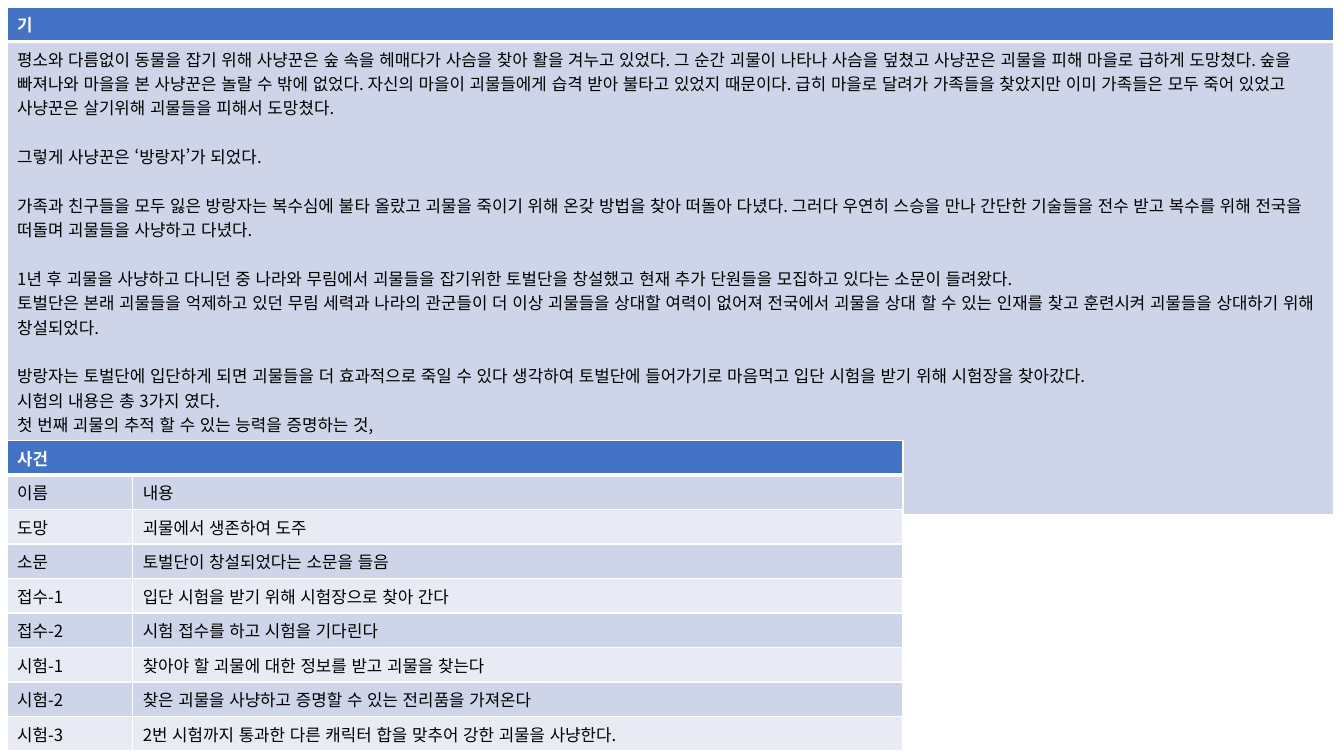
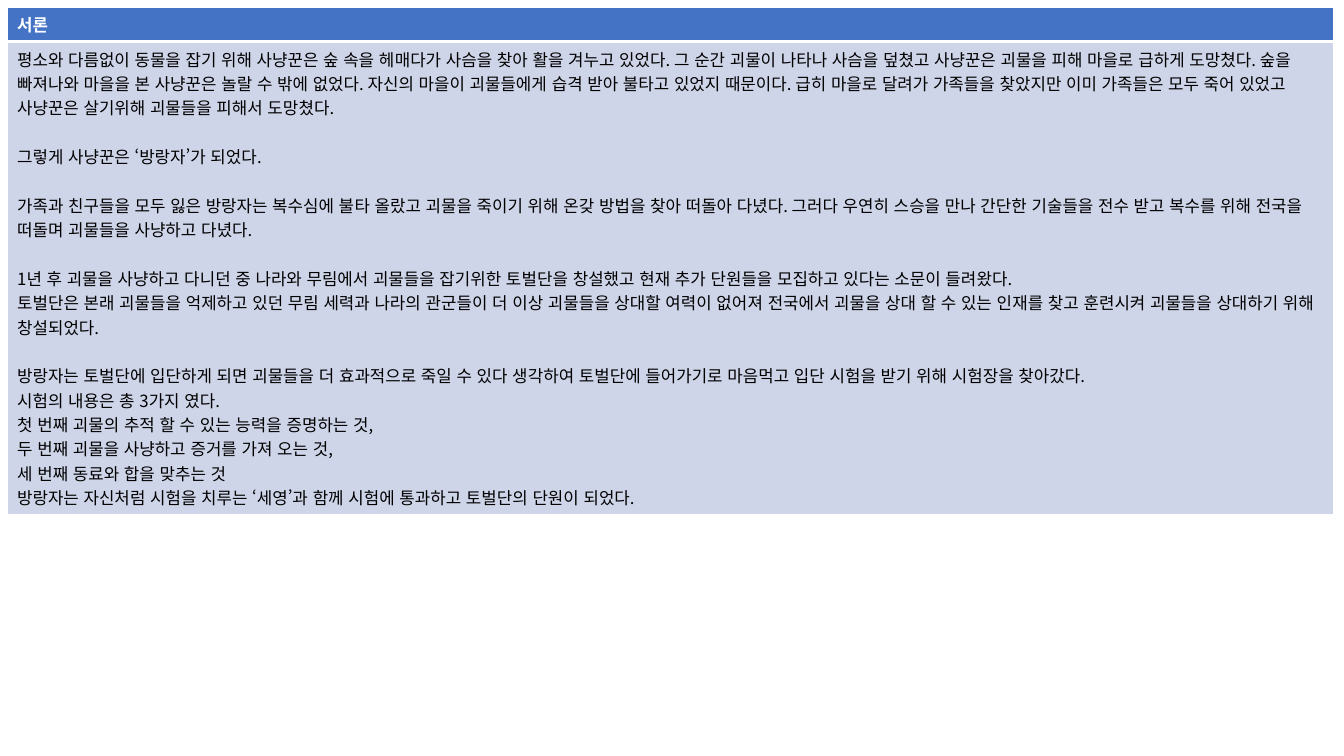
Before and after one commit to yjk0401/unityenginebasic_9th, a slide deck: slide 5 of 기획/메인 스토리 기획서.pptx (slide 4 before the commit). Drawn at 1344x756 pixels with LibreOffice and Linux fonts; fonts in the diff are those of the drawing. Boxes give left, top, right and bottom in pixels: in the first picture for what was removed or moved away, otherwise in the second. Text is boxed around its words. In the diff, an @@ line names an element or a change of style, - is before the commit and + after.

Commit message:
r3w1d2

```diff
--- a/기획/메인 스토리 기획서.pptx
+++ b/기획/메인 스토리 기획서.pptx
@@ table at [7,7,1334,510] @@
-row 1, column 1: 기
+row 1, column 1: 서론
@@ table removed at [7,441,903,747], 9 rows, 2 columns @@
-사건 | 
-이름 | 내용
-도망 | 괴물에서 생존하여 도주
-소문 | 토벌단이 창설되었다는 소문을 들음
-접수-1 | 입단 시험을 받기 위해 시험장으로 찾아 간다
-접수-2 | 시험 접수를 하고 시험을 기다린다
-시험-1 | 찾아야 할 괴물에 대한 정보를 받고 괴물을 찾는다
-시험-2 | 찾은 괴물을 사냥하고 증명할 수 있는 전리품을 가져온다
-시험-3 | 2번 시험까지 통과한 다른 캐릭터 합을 맞추어 강한 괴물을 사냥한다.
```
Also in this commit, not shown: 2 other slides changed, 5 slides added, 2 slides removed.
